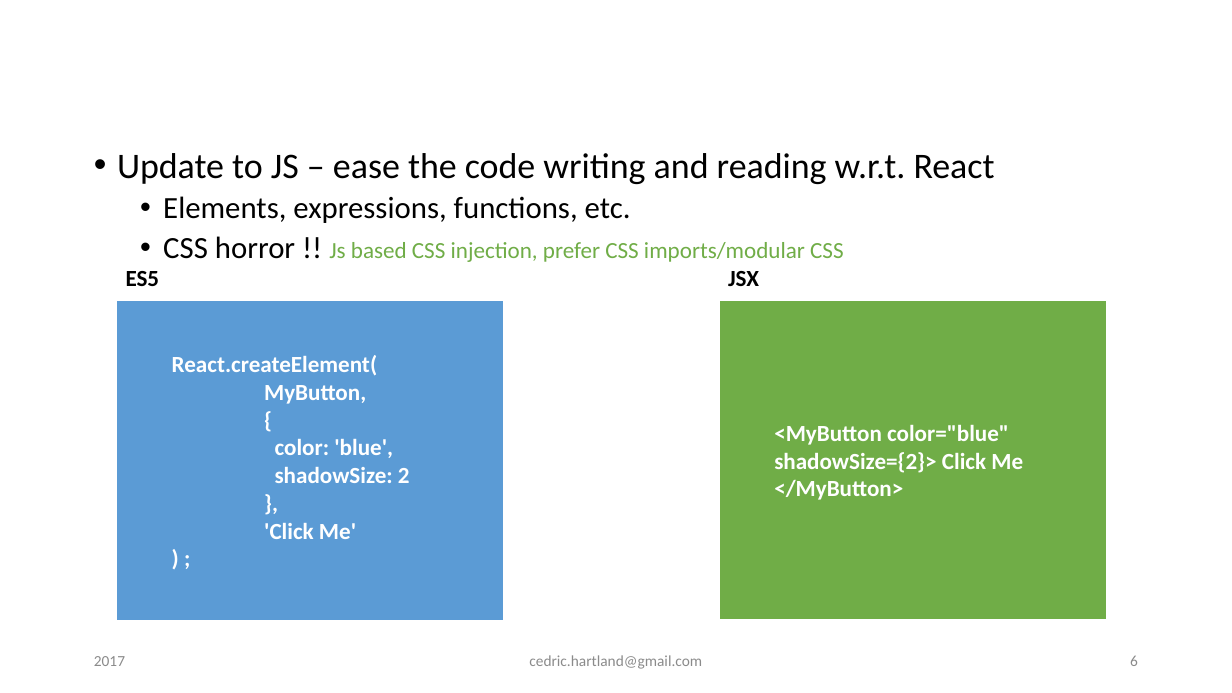
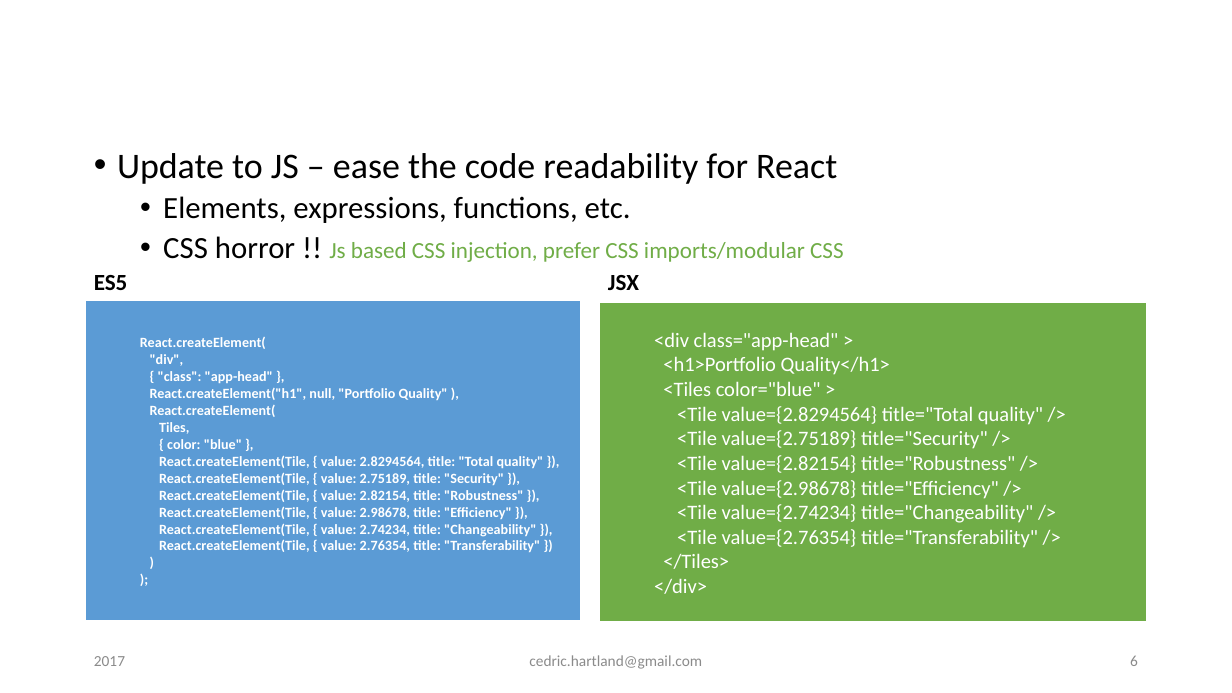
Before and after one commit to gigacool/react-redux-presentation, a slide deck: slide 6 of docs/React & Redux.pptx. Drawn at 1232x693 pixels with LibreOffice and Linux fonts; fonts in the diff are those of the drawing; background and template pictures are left out. Boxes give left, top, right and bottom in pixels: in the first picture for what was removed or moved away, otherwise in the second. Text is boxed around its words. In the diff, an @@ line names an element or a change of style, - is before the commit and + after.

```diff
--- a/docs/React & Redux.pptx
+++ b/docs/React & Redux.pptx
@@ text at box(117, 153, 837, 184): text changed @@
-• Update to JS – ease the code writing and reading w.r.t. React
+• Update to JS – ease the code readability for React
@@ text "ES5": place and size @@
-text "ES5" at box(126, 271, 160, 286)
+text "ES5" at box(94, 275, 128, 290)
@@ text "JSX": place and size @@
-text "JSX" at box(728, 271, 759, 286)
+text "JSX" at box(608, 275, 639, 290)
@@ rectangle "React.createElement(": place and size @@
-rectangle "React.createElement(" at box(116, 300, 505, 621)
+rectangle "React.createElement(" at box(85, 300, 581, 621)
@@ rectangle "<div class="app-head" >": place and size @@
-rectangle "<div class="app-head" >" at box(719, 300, 1107, 620)
+rectangle "<div class="app-head" >" at box(599, 302, 1148, 622)
@@ text in rectangle at box(140, 337, 266, 349): size 18 to 11 pt in "React.createElement(" @@
@@ text in rectangle at box(150, 354, 544, 552): text changed; size 18 to 11 pt @@
-  MyButton,
-  {
-  color: 'blue',
-  shadowSize: 2
-  },
-  'Click Me'
-  ) ;
+  "div",
+  { "class": "app-head" },
+  React.createElement("h1", null, "Portfolio Quality" ),
+  React.createElement(
+  Tiles,
+  { color: "blue" },
+  React.createElement(Tile, { value: 2.8294564, title: "Total quality" }),
+  React.createElement(Tile, { value: 2.75189, title: "Security" }),
+  React.createElement(Tile, { value: 2.82154, title: "Robustness" }),
+  React.createElement(Tile, { value: 2.98678, title: "Efficiency" }),
+  React.createElement(Tile, { value: 2.74234, title: "Changeability" }),
+  React.createElement(Tile, { value: 2.76354, title: "Transferability" })
+  )
+  );
@@ text in rectangle at box(654, 332, 1043, 594): text changed; size 18 to 16 pt; bold off @@
-  <MyButton color="blue" shadowSize={2}> Click Me </MyButton>
+  <div class="app-head" >
+  <h1>Portfolio Quality</h1>
+  <Tiles color="blue" >
+  <Tile value={2.8294564} title="Total quality" />
+  <Tile value={2.75189} title="Security" />
+  <Tile value={2.82154} title="Robustness" />
+  <Tile value={2.98678} title="Efficiency" />
+  <Tile value={2.74234} title="Changeability" />
+  <Tile value={2.76354} title="Transferability" />
+  </Tiles>
+  </div>
```
Also in this commit, not shown: 6 other slides changed, 10 slides added, 2 other files.
